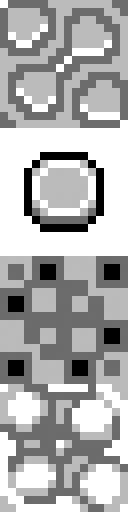
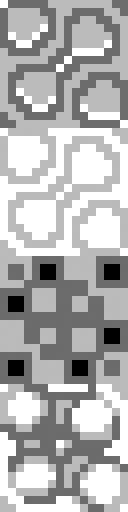
Revision of a layered 128 × 512 image; what changed, layer by layer:
added layer "bw" above "Background" over [0, 128, 128, 256]
